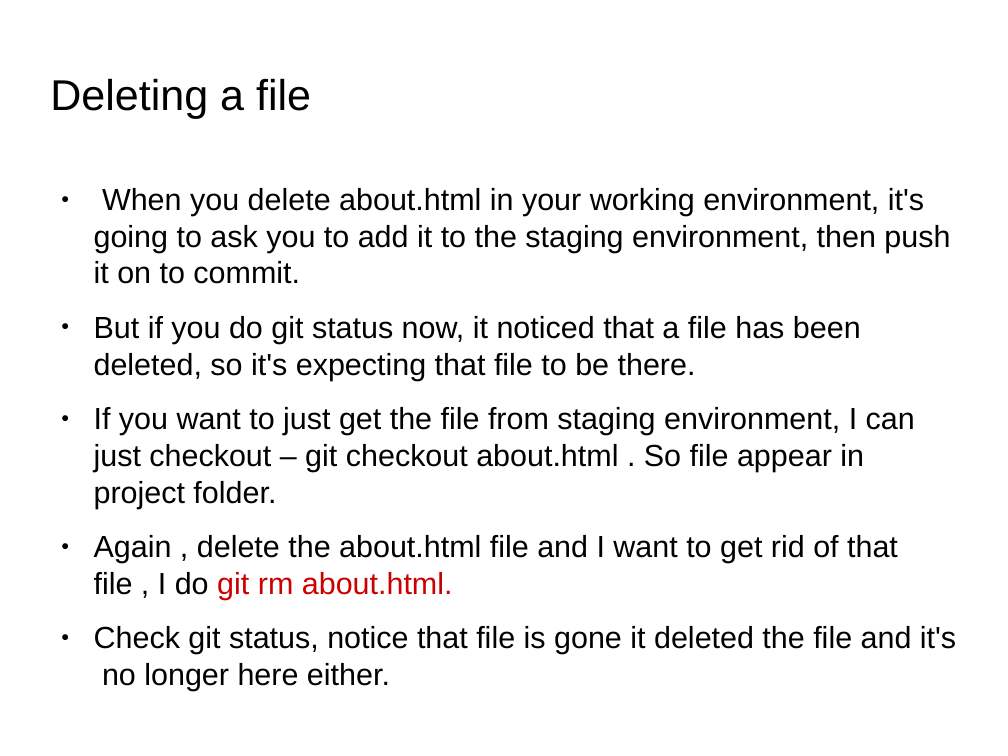
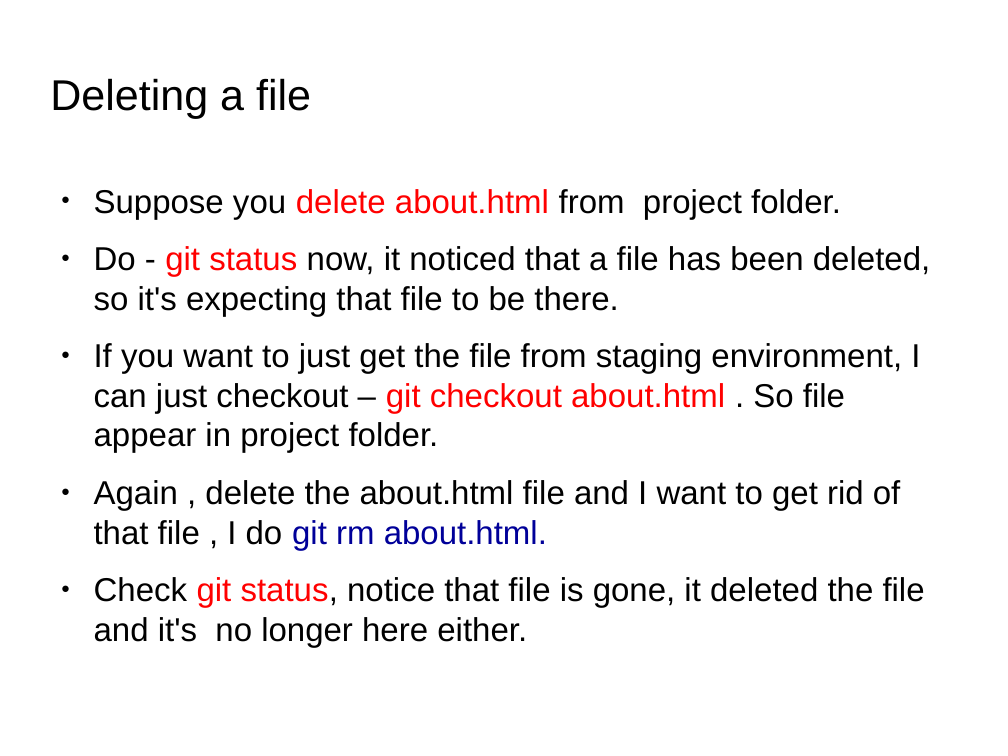
Before and after one commit to anumsh/Learning-Git-and-Github, a slide deck: slide 29 of git_and_GitHub.odp. Drawn at 1008x756 pixels with LibreOffice and Linux fonts; fonts in the diff are those of the drawing; background and template pictures are left out. Boxes give left, top, right and bottom in pixels: in the first picture for what was removed or moved away, otherwise in the second. Text is boxed around its words. In the diff, an @@ line names an element or a change of style, - is before the commit and + after.

```diff
--- a/git_and_GitHub.odp
+++ b/git_and_GitHub.odp
@@ text at (94,189,930,316): text changed; size 24.1 to 26 pt @@
-● When you delete about.html in your working environment, it's going to ask you to add it to the staging environment, then push it on to commit.
-● But if you do git status now, it noticed that a file has been deleted, so it's expecting that file to be there.
+● Suppose you delete about.html from project folder.
+● Do - git status now, it noticed that a file has been deleted, so it's expecting that file to be there.
@@ text at (94,343,920,550): size 24.1 to 26 pt in "If you want to just get the ...", "Again , delete the about.html file and ..."; text colour #000000 to #FF0000 in "git checkout about.html"; text colour #CC0000 to #000099 in "git rm about.html." @@
@@ text at (94,577,925,608): text changed; size 24.1 to 26 pt @@
-● Check git status, notice that file is gone it deleted the file and it's no longer here either.
+● Check git status, notice that file is gone, it deleted the file and it's no longer here either.
```
Also in this commit, not shown: 7 slides added.
